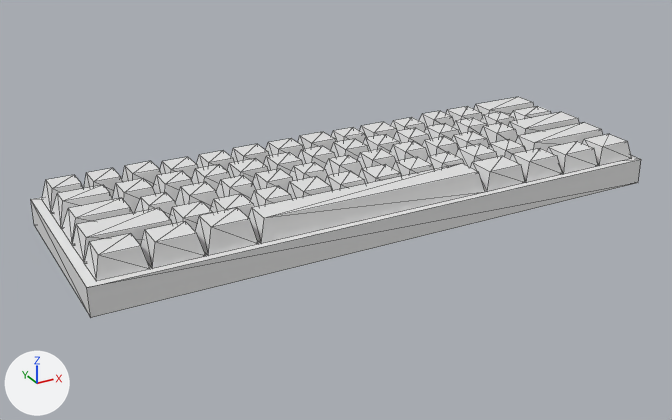
The glTF model public/keyboard.glb: old version first, new version second.
Both versions are drawn from a camera (50 mm lens) standing at (-17.5, -30.4, 14.2) and looking at (-0.8, -0.1, -0.9). Lighting does not change. The marker at lower left points along +X, +Y and +Z. Mesh edges are drawn as thin lines. Where no turn or scale is listed for an object, it has been applied to the vertices. Vertices at the same position are counted once.
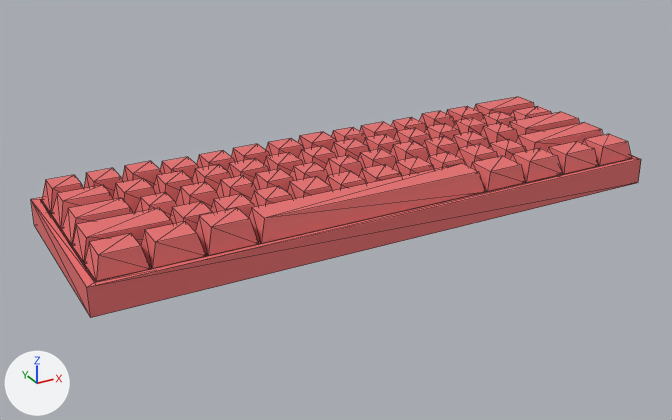
Where the newer file only moved an object's origin or applied its transform, the numbers keep the older frame.

Patch to the scene script:
```diff
--- a/public/keyboard.glb.py
+++ b/public/keyboard.glb.py
@@ mat_material_001 @@
+mat_material_001 = principled_material('Material.001')
+mat_material_001.base_color = (0.8, 0.161, 0.161)  # red #e77070
+mat_material_001.roughness = 0.855
@@ me_cube_001 @@
 # used by ob_cube; location = (0.0, 0.0, 0.0)
-me_cube_001.from_pydata(...)  # 496 vertices, 744 faces; spans x -11.9..11.9, y -4.0..4.1, z -0.8..1.2
+me_cube_001.from_pydata(...)  # 504 vertices, 760 faces; spans x -11.9..11.9, y -4.0..4.1, z -0.8..1.2
+# me_cube_001 part 1
+# 11 faces are deleted
+# 8 vertices are added at x -11.6..11.6, y -3.8..3.8, z -0.3..0.2
+# 27 new faces join them
+# me_cube_001 part 2: 733 faces spanning x -11.9..11.9, y -4.0..4.1, z -0.8..1.2 switch from no material to mat_material_001 (red #e77070)
```

Location of each change, [x1, y1, x2, y2] in pixels of the pictures (672 x 420 px):
part 1 of me_cube_001, built on: [31, 141, 641, 288] in both
part 2 of me_cube_001, recoloured (grey to red): [31, 97, 641, 318] in both
